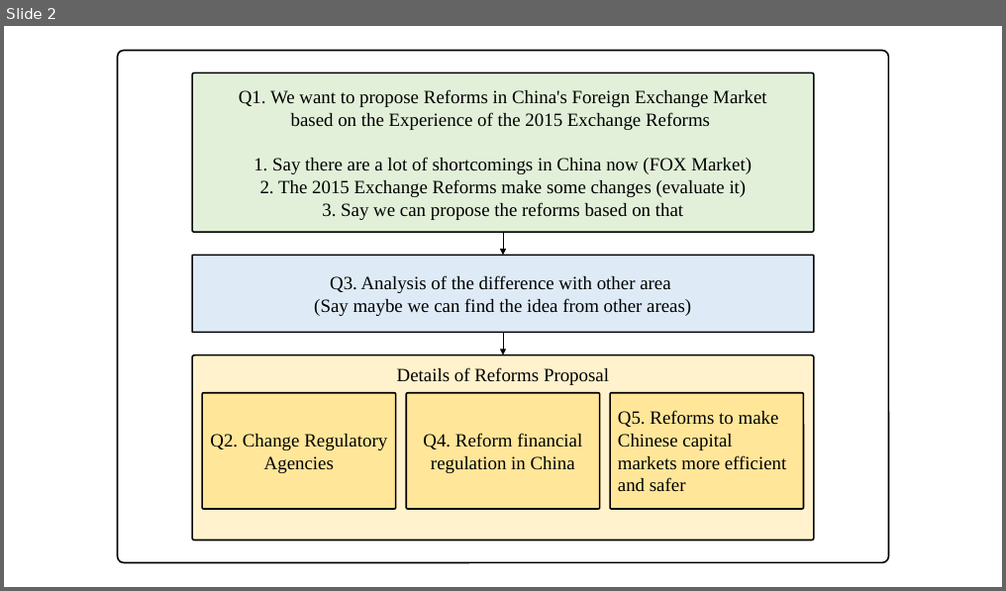
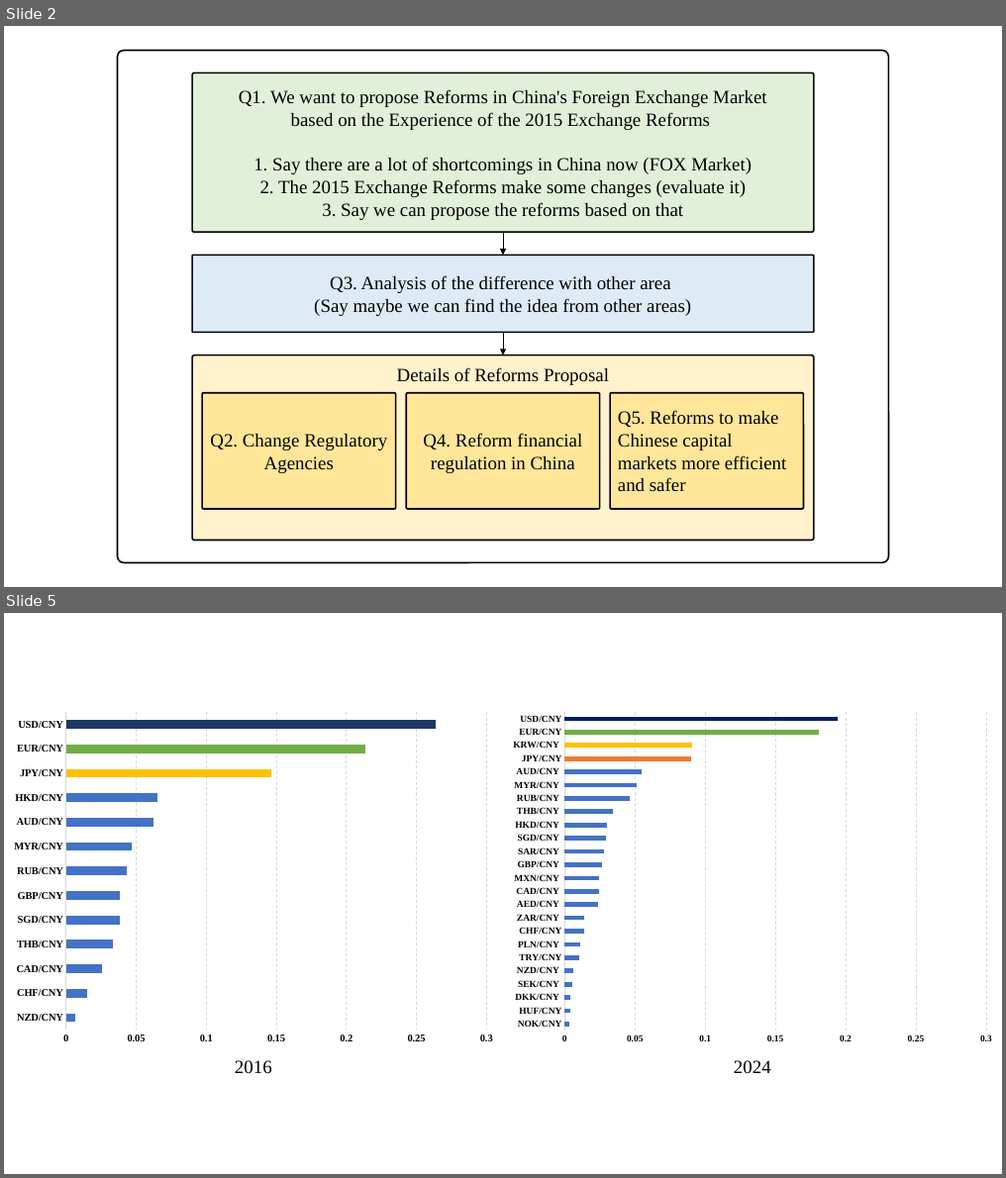
Before and after one commit to KarryRen/FMIC, a slide deck: Project/images.pptx. Shown one above the other, each under a label of ours: slide 2 before the commit, slides 2 and 5 after it; the slides between them are not shown. The pictures are 1006x591 and 1006x1178 pixels, drawn with LibreOffice and Linux fonts; fonts in the diff are those of the drawing. Boxes give left, top, right and bottom in pixels: in the first picture for what was removed or moved away, otherwise in the second. Text is boxed around its words. In the diff, an @@ line names an element or a change of style, - is before the commit and + after.

```diff
--- a/Project/images.pptx
+++ b/Project/images.pptx
@@ slide 5 added at [4,613,1002,1174], background #FFFFFF @@
@@ group added at [4,705,1002,1074]: 2 bar charts, 2 texts @@
+categories: NOK/CNY, HUF/CNY, DKK/CNY , SEK/CNY , NZD/CNY , TRY/CNY, PLN/CNY , CHF/CNY, ZAR/CNY , AED/CNY , CAD/CNY , MXN/CNY , GBP/CNY , SAR/CNY , SGD/CNY , HKD/CNY , THB/CNY , RUB/CNY , MYR/CNY , AUD/CNY , JPY/CNY, KRW/CNY , EUR/CNY, USD/CNY
+Series 1: 0.003, 0.004, 0.004, 0.005, 0.006, 0.01, 0.011, 0.014, 0.014, 0.024, 0.024, 0.024, 0.027, 0.028, 0.03, 0.03, 0.034, 0.046, 0.051, 0.055, 0.09, 0.09, 0.181, 0.195
+categories: NZD/CNY, CHF/CNY, CAD/CNY, THB/CNY, SGD/CNY, GBP/CNY, RUB/CNY, MYR/CNY, AUD/CNY, HKD/CNY, JPY/CNY, EUR/CNY, USD/CNY
+Series 1: 0.006, 0.015, 0.025, 0.033, 0.038, 0.039, 0.044, 0.047, 0.063, 0.066, 0.147, 0.214, 0.264
+2016
+2024
```
Also in this commit, not shown: 1 slide changed, 3 other slides added, 6 other files.
